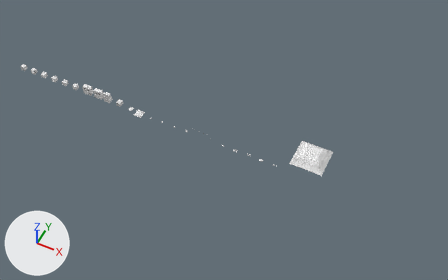
Before and after pictures for a commit that changed the Blender file art_src/kit/kit_court.blend.
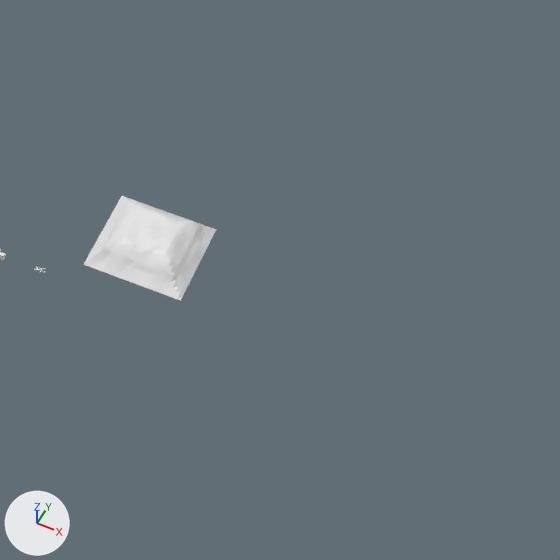
There are two pictures of each version: one whole from a camera (50 mm lens) standing at (373.1, -393.2, 398.7) and looking at (212.6, -72.1, -2.7), one close up on the part from 58% to 100% of the width and 27% to 94% of the height. The lights are fixed; the arrows at lower left show +X, +Y and +Z. The older version's two pictures come first. Objects named as collision shapes, trigger or cutter boxes, shadow casters or lower levels of detail are left out.

Names of what the first close-up shows: 'cavern_ceiling_5x5__rock'.
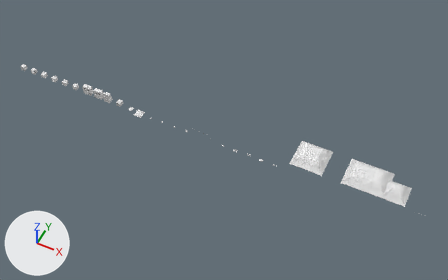
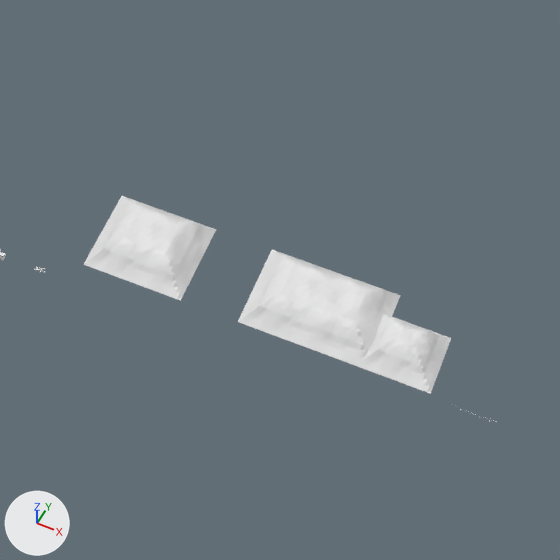
Where the change shows, as pixel boxes [x1, y1, x2, y2] in the close-ups (560 x 560 px):
'cavern_ceiling_7x5__rock', added: after [238, 250, 401, 367]
'cavern_ceiling_3x3__rock', added: after [359, 314, 451, 394]

Diff of the bpy script that builds the scene:
```diff
--- a/art_src/kit/kit_court.blend.py
+++ b/art_src/kit/kit_court.blend.py
@@ me_cavern_ceiling_3x3__rock @@
+me_cavern_ceiling_3x3__rock.from_pydata(...)  # 441 vertices, 400 faces; spans x 0.0..20.0, y 0.0..20.0, z 8.1..15.3
+me_cavern_ceiling_3x3__rock.materials.append(mat_cave_rock)  # white #e7e7e7
@@ me_cavern_ceiling_7x5__rock @@
+me_cavern_ceiling_7x5__rock.from_pydata(...)  # 1073 vertices, 1008 faces; spans x 0.0..36.0, y 0.0..28.0, z 8.1..15.8
+me_cavern_ceiling_7x5__rock.materials.append(mat_cave_rock)  # white #e7e7e7
@@ ob_cavern_ceiling_3x3__rock @@
+ob_cavern_ceiling_3x3__rock = bpy.data.objects.new('cavern_ceiling_3x3__rock', me_cavern_ceiling_3x3__rock)
+ob_cavern_ceiling_3x3__rock.parent = ob_m_cavern_ceiling_3x3
+ob_cavern_ceiling_3x3__rock.location = (0.0, 0.0, 0.0)
@@ ob_m_cavern_ceiling_3x3 @@
+ob_m_cavern_ceiling_3x3 = bpy.data.objects.new('M_cavern_ceiling_3x3', None)
+ob_m_cavern_ceiling_3x3.location = (352.0, -80.0, 0.0)
@@ ob_cavern_ceiling_7x5__rock @@
+ob_cavern_ceiling_7x5__rock = bpy.data.objects.new('cavern_ceiling_7x5__rock', me_cavern_ceiling_7x5__rock)
+ob_cavern_ceiling_7x5__rock.parent = ob_m_cavern_ceiling_7x5
+ob_cavern_ceiling_7x5__rock.location = (0.0, 0.0, 0.0)
@@ ob_m_cavern_ceiling_7x5 @@
+ob_m_cavern_ceiling_7x5 = bpy.data.objects.new('M_cavern_ceiling_7x5', None)
+ob_m_cavern_ceiling_7x5.location = (320.0, -80.0, 0.0)
```
